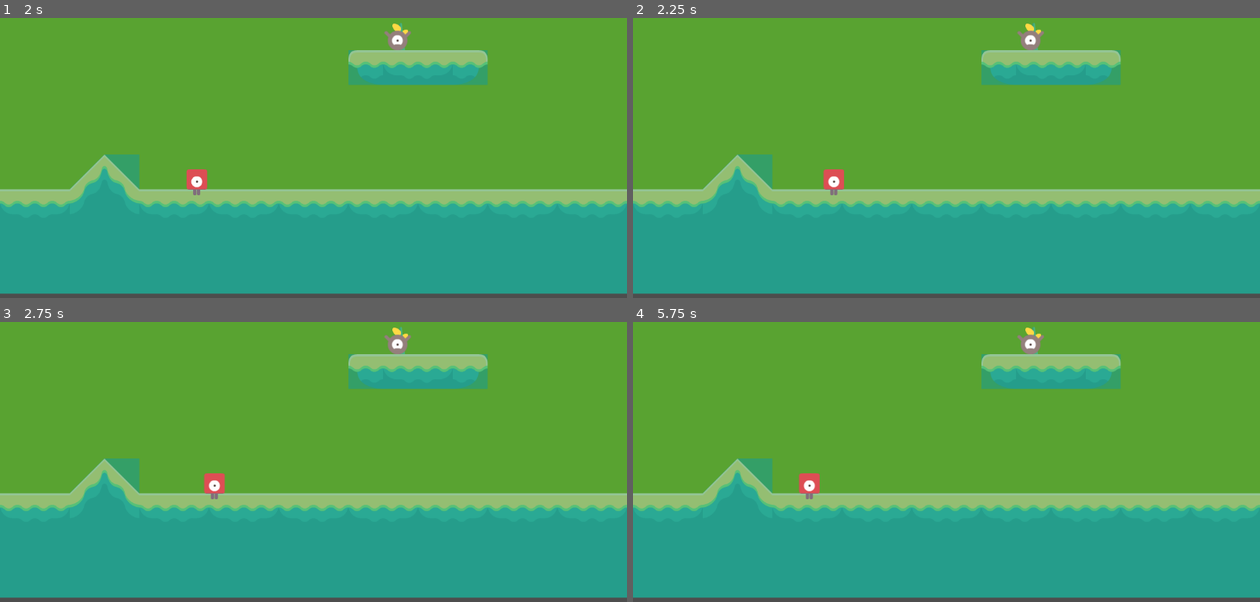
Above: before the commit, frames 1-4 (two rows, left to right).
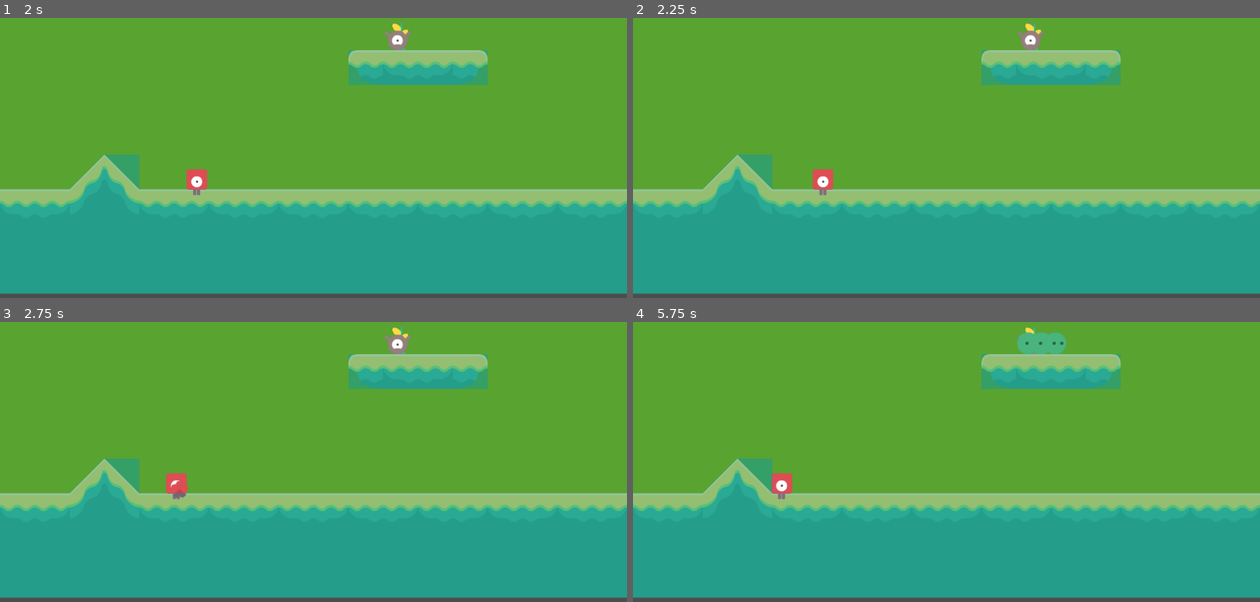
Above: after the commit, the same moments.

Repository: Kimmm-c/gunny-clone
Game: Godot game, scene res://SingleGameModeController/tutorial.tscn
Same seed, same stepped clock (60 frames per second), same inputs: the game is played once before the commit and once after it.
Inputs:
- Up to frame 1 (2 s): hold Right (player_moves_right) 0.53-1.28 s; hold Down (decrease_shooting_angle) 0.53-1.28 s; tap Up (increase_shooting_angle) at 0.8, 1.35 s; hold Left (player_moves_left) from 1.28 s (still down); tap Space (shoot) at 1.55 s
- Up to frame 2 (2.25 s): release Left (player_moves_left) at 2.03 s; hold Right (player_moves_right) from 2.03 s (still down); hold Space (shoot) from 2.03 s (still down)
- Up to frame 3 (2.75 s): keep holding Right (player_moves_right); keep holding Space (shoot); tap Down (decrease_shooting_angle) at 2.3 s
- Up to frame 4 (5.75 s): release Space (shoot) at 2.78 s; tap Down (decrease_shooting_angle) at 2.85, 4.55 s; tap Up (increase_shooting_angle) at 3.05, 5.3 s; release Right (player_moves_right) at 3.53 s; hold Up (increase_shooting_angle) 3.53-4.28 s; hold Left (player_moves_left) from 3.53 s (still down); tap Space (shoot) at 3.8, 4.35 s; hold Down (decrease_shooting_angle) from 5.03 s (still down)

Frame 1 is identical in both runs. In frame 2, 0.4% of the frame differs, in the area x 28-34%, y 54-64%; in frame 3, 0.5%; in frame 4, 1.1%, in the area x 22-70%, y 3-64%.
Error before the commit: Invalid assignment of property or key 'is_listening' with value of type 'bool' on a base object of type 'null instance'. (res://SingleGameModeController/tutori…

Commit message:
added framecounter util for a more logical physics process

Diff:
--- a/Minion/minion.gd
+++ b/Minion/minion.gd
@@ -28,17 +28,23 @@
 	for i in range(get_slide_collision_count()):
 		var collision = get_slide_collision(i)
 
-		if collision.get_collider().name == "Player":
+		if collision.get_collider().name == "Player" and $FrameCounter.frame_counter % 60 == 0:
 			attack()
 
 
 func move(target_position: Vector2) -> void:
+	if $FrameCounter.frame_counter:
+		$FrameCounter.reset_counter()
+
+	$FrameCounter.start()
 	direction = (target_position - global_position).normalized()
 	is_moving = true
 
 func stop() -> void:
 	is_moving = false
 	velocity = Vector2.ZERO
+	$FrameCounter.stop()
+	$FrameCounter.reset_counter()
 
 func attack() -> void:
 	hit_player.emit(damage)
@@ -49,18 +55,18 @@
 	pass
 
 
-func _on_body_shape_entered(body_rid: RID, body: Node, body_shape_index: int, local_shape_index: int) -> void:
-	#if collide with player
-	if body.name == "Player":
-	#emit hit_player signal
-		hit_player.emit(damage)
-		play_attack_animation()
-
-
-	#if collide with stone
-	#reduce health
-	#if health <= 0 after updating, free the node
-	elif body.name == "stone":
-		health -= body.damage
-		if health <= 0:
-			queue_free()
+#func _on_body_shape_entered(body_rid: RID, body: Node, body_shape_index: int, local_shape_index: int) -> void:
+	##if collide with player
+	#if body.name == "Player":
+	##emit hit_player signal
+		#hit_player.emit(damage)
+		#play_attack_animation()
+	#
+	#
+	##if collide with stone
+	##reduce health
+	##if health <= 0 after updating, free the node
+	#elif body.name == "stone":
+		#health -= body.damage
+		#if health <= 0:
+			#queue_free()
--- a/Minion/minion.tscn
+++ b/Minion/minion.tscn
@@ -1,7 +1,8 @@
-[gd_scene load_steps=4 format=3 uid="uid://bh0yfgxus5d8h"]
+[gd_scene load_steps=5 format=3 uid="uid://bh0yfgxus5d8h"]
 
 [ext_resource type="Script" path="res://Minion/minion.gd" id="1_20mgi"]
 [ext_resource type="Texture2D" uid="uid://c833h0hgpad2t" path="res://kenney_abstract-platformer/PNG/Players/Player Green/playerGreen_roll.png" id="1_ifsmd"]
+[ext_resource type="PackedScene" uid="uid://6u2ryv1qlnr8" path="res://Utils/frame_counter.tscn" id="3_72svi"]
 
 [sub_resource type="CircleShape2D" id="CircleShape2D_20mgi"]
 radius = 20.0
@@ -17,3 +18,5 @@
 
 [node name="Sprite2D" type="Sprite2D" parent="."]
 texture = ExtResource("1_ifsmd")
+
+[node name="FrameCounter" parent="." instance=ExtResource("3_72svi")]
--- a/Shot/shot.gd
+++ b/Shot/shot.gd
@@ -7,27 +7,40 @@
 var is_listening = true
 
 func _physics_process(delta: float) -> void:
-	if is_listening:
-		if Input.is_action_pressed("increase_shooting_angle"):
-			shooting_angle += 1
-			print("shooting angle: ", shooting_angle)
-		elif Input.is_action_pressed("decrease_shooting_angle"):
-			shooting_angle -= 1
-			print("shooting angle: ", shooting_angle)
-		elif Input.is_action_pressed("shoot"):
-			if shooting_power > 1.0:
-				power_is_increasing = !power_is_increasing
-			elif shooting_power < 0:
-				power_is_increasing = !power_is_increasing
+	if $FrameCounter.frame_counter:
+		if $FrameCounter.frame_counter % 20 == 0:
+			if Input.is_action_pressed("increase_shooting_angle"):
+				shooting_angle += 1
+				print("shooting angle: ", shooting_angle)
+			elif Input.is_action_pressed("decrease_shooting_angle"):
+				shooting_angle -= 1
+				print("shooting angle: ", shooting_angle)
+			elif Input.is_action_pressed("shoot"):
+				if shooting_power > 1.0:
+					power_is_increasing = !power_is_increasing
+				elif shooting_power < 0:
+					power_is_increasing = !power_is_increasing
 
-			if power_is_increasing:
-				shooting_power += 0.1
-			else:
-				shooting_power -= 0.1
+				if power_is_increasing:
+					shooting_power += 0.1
+				else:
+					shooting_power -= 0.1
 
-			print("shooting power: ", shooting_power)
-		elif Input.is_action_just_released("shoot"):
+				print("shooting power: ", shooting_power)
+		if Input.is_action_just_released("shoot"):
 			shoot.emit()
+
+
+func start_listening() -> void:
+	if $FrameCounter.frame_counter:
+		$FrameCounter.reset_counter()
+
+	$FrameCounter.start()
+
+func stop_listening() -> void:
+	$FrameCounter.stop()
+	$FrameCounter.reset_counter()
+
 
 func reset_shooting_power() -> void:
 	shooting_power = 0
--- a/Shot/shot.tscn
+++ b/Shot/shot.tscn
@@ -1,6 +1,9 @@
-[gd_scene load_steps=2 format=3 uid="uid://b202vivir0vxf"]
+[gd_scene load_steps=3 format=3 uid="uid://b202vivir0vxf"]
 
 [ext_resource type="Script" path="res://Shot/shot.gd" id="1_awion"]
+[ext_resource type="PackedScene" uid="uid://6u2ryv1qlnr8" path="res://Utils/frame_counter.tscn" id="2_dncrw"]
 
 [node name="Shot" type="Node2D"]
 script = ExtResource("1_awion")
+
+[node name="FrameCounter" parent="." instance=ExtResource("2_dncrw")]
--- a/SingleGameModeController/tutorial.gd
+++ b/SingleGameModeController/tutorial.gd
@@ -7,6 +7,7 @@
 var stone_counter = 0
 var enemy_turn_counter = 0
 
+
 func _ready() -> void:
 	start_player_turn()
 	#start_enemy_turn()
@@ -15,7 +16,7 @@
 func start_player_turn() -> void:
 	print("starting player's turn...")
 	$Player.is_listening = true
-	$Shot.is_listening = true
+	$Shot.start_listening()
 	$PlayerTimer.start()
 
 
@@ -58,7 +59,6 @@
 		stone_counter = 0
 		$StoneTimer.stop()
 		start_enemy_turn()
-		#$TurnManager.start_enemy_turn()
 		start_enemy_turn()
 		$Shot.reset_shooting_power()
 
@@ -94,7 +94,7 @@
 func stop_player_turn() -> void:
 	print("stopping player's turn...")
 	$Player.is_listening = false
-	$Shot.is_listening = false
+	$Shot.stop_listening()
 	$PlayerTimer.stop()
 
 
--- a/SingleGameModeController/tutorial.tscn
+++ b/SingleGameModeController/tutorial.tscn
@@ -5,9 +5,9 @@
 [ext_resource type="PackedScene" uid="uid://doskty1qqadix" path="res://Stone/stone.tscn" id="2_ehuit"]
 [ext_resource type="PackedScene" uid="uid://bh0yfgxus5d8h" path="res://Minion/minion.tscn" id="3_4t6hg"]
 [ext_resource type="PackedScene" uid="uid://yo1omiogcwur" path="res://Boss/boss.tscn" id="5_rwowx"]
-[ext_resource type="PackedScene" uid="uid://by4myqk8n78l4" path="res://turn_manager.tscn" id="6_0cr88"]
 [ext_resource type="PackedScene" uid="uid://bskls1p343n00" path="res://Player/player.tscn" id="6_hu44a"]
 [ext_resource type="PackedScene" uid="uid://b202vivir0vxf" path="res://Shot/shot.tscn" id="7_4t6hg"]
+[ext_resource type="PackedScene" uid="uid://6u2ryv1qlnr8" path="res://Utils/frame_counter.tscn" id="8_8w8t1"]
 
 [node name="tutorial" type="Node2D" groups=["minions"]]
 script = ExtResource("1_ehuit")
@@ -24,8 +24,6 @@
 [node name="Player" parent="." instance=ExtResource("6_hu44a")]
 position = Vector2(359, 227)
 
-[node name="TurnManager" parent="." instance=ExtResource("6_0cr88")]
-
 [node name="Shot" parent="." instance=ExtResource("7_4t6hg")]
 
 [node name="PlayerTimer" type="Timer" parent="."]
@@ -36,9 +34,9 @@
 wait_time = 3.0
 one_shot = true
 
+[node name="FrameCounter" parent="." instance=ExtResource("8_8w8t1")]
+
 [connection signal="timeout" from="StoneTimer" to="." method="_on_stone_timer_timeout"]
-[connection signal="enemy_timer_timeout" from="TurnManager" to="." method="_on_turn_manager_enemy_timer_timeout"]
-[connection signal="player_timer_timeout" from="TurnManager" to="." method="_on_turn_manager_player_timer_timeout"]
-[connection signal="shoot" from="Shot" to="." method="_on_turn_manager_player_timer_timeout"]
+[connection signal="shoot" from="Shot" to="." method="_on_player_timer_timeout"]
 [connection signal="timeout" from="PlayerTimer" to="." method="_on_player_timer_timeout"]
 [connection signal="timeout" from="MinionTimer" to="." method="_on_minion_timer_timeout"]
--- /dev/null
+++ b/Utils/frame_counter.gd
@@ -0,0 +1,20 @@
+extends Node
+
+var frame_counter = 0
+var is_counting = false
+
+func _physics_process(delta: float) -> void:
+	if is_counting:
+		frame_counter += 1
+
+
+func reset_counter() -> void:
+	frame_counter = 0
+
+
+func start() -> void:
+	is_counting = true
+
+
+func stop() -> void:
+	is_counting = false
--- /dev/null
+++ b/Utils/frame_counter.tscn
@@ -0,0 +1,6 @@
+[gd_scene load_steps=2 format=3 uid="uid://6u2ryv1qlnr8"]
+
+[ext_resource type="Script" path="res://Utils/frame_counter.gd" id="1_mtprf"]
+
+[node name="FrameCounter" type="Node"]
+script = ExtResource("1_mtprf")
